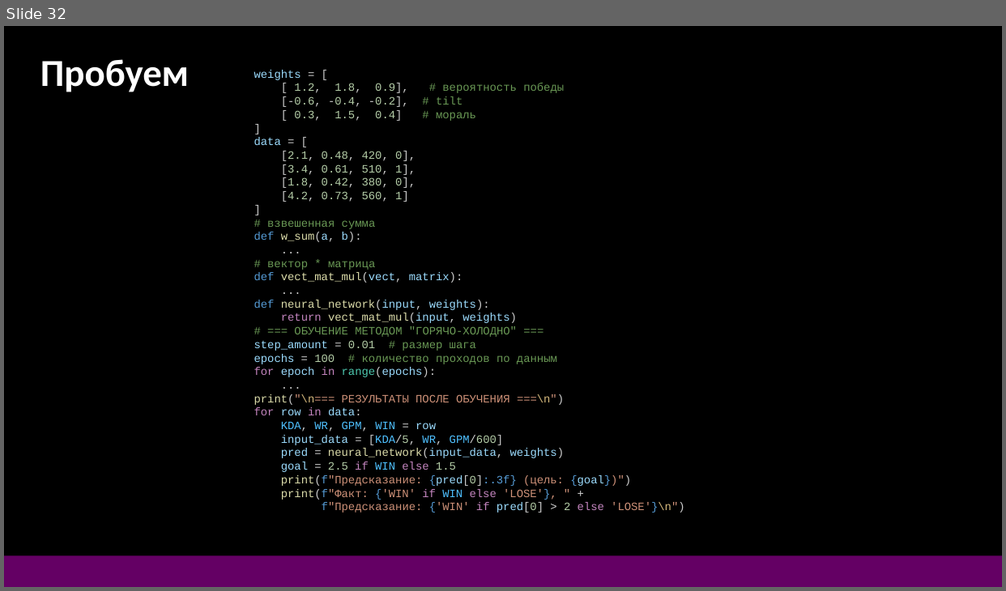
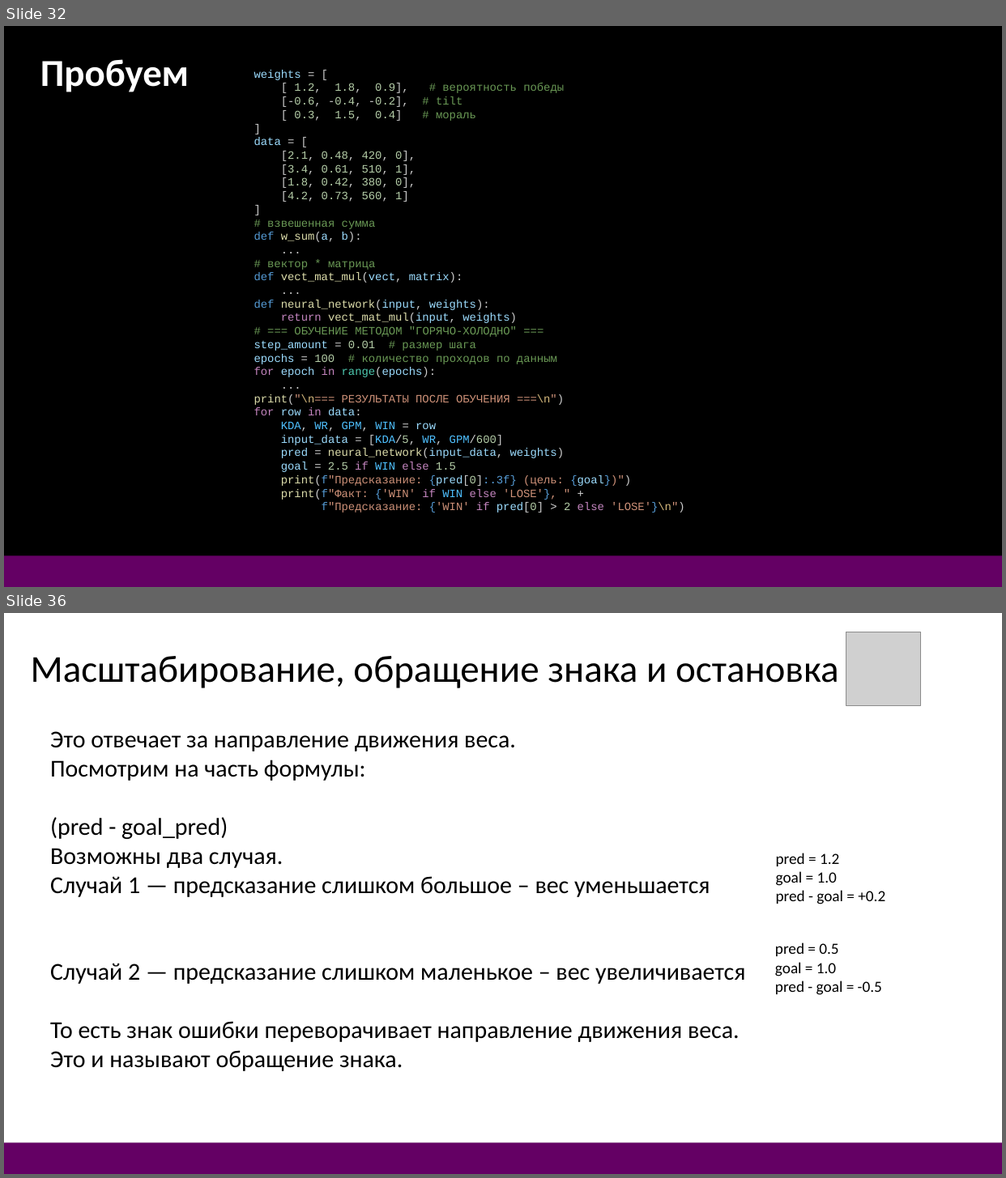
Before and after one commit to DonRobot-all/ML, a slide deck: 1. ML first 28.pptx. Shown one above the other, each under a label of ours: slide 32 before the commit, slides 32 and 36 after it; the slides between them are not shown. The pictures are 1006x591 and 1006x1178 pixels, drawn with LibreOffice and Linux fonts; fonts in the diff are those of the drawing; grey boxes stand for pictures. Boxes give left, top, right and bottom in pixels: in the first picture for what was removed or moved away, otherwise in the second. Text is boxed around its words. In the diff, an @@ line names an element or a change of style, - is before the commit and + after.

```diff
--- a/1. ML first 28.pptx
+++ b/1. ML first 28.pptx
@@ slide 36 added at box(4, 613, 1002, 1174), background #FFFFFF @@
@@ picture added at box(846, 632, 921, 705) @@
@@ text added at box(31, 656, 839, 688), 44 pt, text #000000 @@
+Масштабирование, обращение знака и остановка
@@ text added at box(50, 731, 745, 1071), 28 pt, text #000000 @@
+Это отвечает за направление движения веса.
+Посмотрим на часть формулы:
+(pred - goal_pred)
+Возможны два случая.
+Случай 1 — предсказание слишком большое – вес уменьшается
+Случай 2 — предсказание слишком маленькое – вес увеличивается
+То есть знак ошибки переворачивает направление движения веса.
+Это и называют обращение знака.
@@ text added at box(776, 853, 885, 905), 18 pt, text #000000 @@
+pred = 1.2
+goal = 1.0
+pred - goal = +0.2
@@ text added at box(775, 943, 882, 995), 18 pt, text #000000 @@
+pred = 0.5
+goal = 1.0
+pred - goal = -0.5
@@ rectangle added at box(4, 1143, 1002, 1174), fill #640064 @@
```
Also in this commit, not shown: 5 other slides added, 5 other files.
